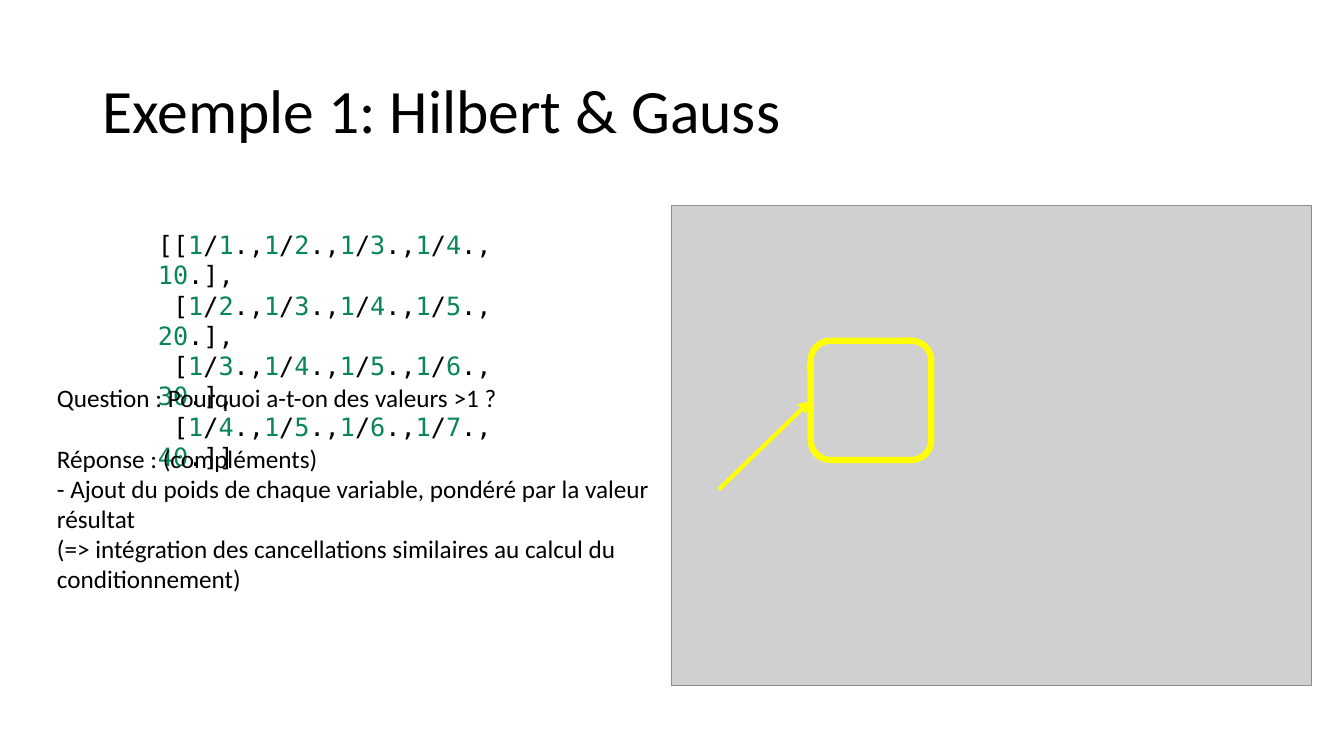
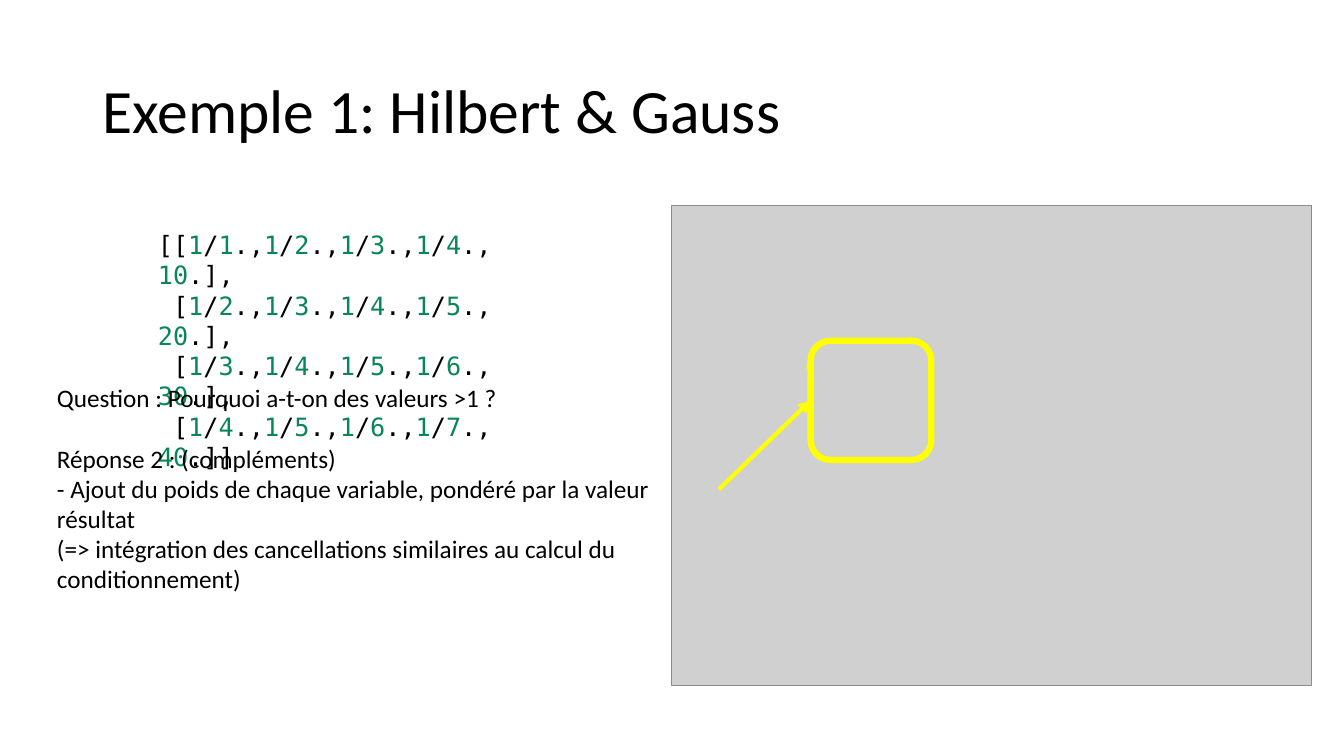
Before and after one commit to ddavid42/chromatic, a slide deck: slide 16 of Presentation/Représentation et analyse chromatique de l’influence des valeurs.odp. Drawn at 1344x756 pixels with LibreOffice and Linux fonts; fonts in the diff are those of the drawing; grey boxes stand for pictures. Boxes give left, top, right and bottom in pixels: in the first picture for what was removed or moved away, otherwise in the second. Text is boxed around its words. In the diff, an @@ line names an element or a change of style, - is before the commit and + after.

Commit message:
Ajout travaux futurs dans présentation

```diff
--- a/Presentation/Représentation et analyse chromatique de l’influence des valeurs.odp
+++ b/Presentation/Représentation et analyse chromatique de l’influence des valeurs.odp
@@ text at (57, 387, 648, 592): text changed @@
-Question : Pourquoi a-t-on des valeurs >1 ?
-Réponse : (compléments)
-- Ajout du poids de chaque variable, pondéré par la valeur résultat
-(=> intégration des cancellations similaires au calcul du conditionnement)
+Question : Pourquoi a-t-on des valeurs >1 ?
+Réponse 2 : (compléments)
+- Ajout du poids de chaque variable, pondéré par la valeur résultat
+(=> intégration des cancellations similaires au calcul du conditionnement)
```
Also in this commit, not shown: 6 other slides changed.
